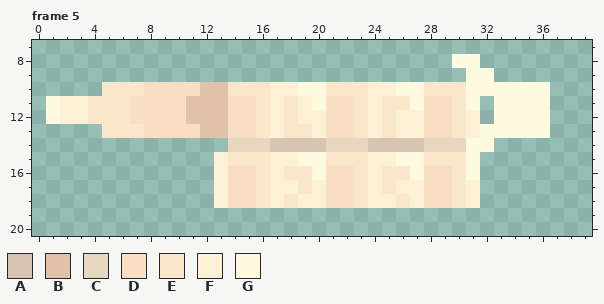
Pixel-art file: Twisted Petal/Assets/Aseprite/Weapons/WeaponsAnimated/rocketLauncher.ase. Above, as it was before the edit.
45x30 pixels, 12 frames. Shown: frame 5: x 0..39, y 7..20. The commit also changed other frames, which this record leaves out.
Visible layers, top first: "Base", "PIVOT".
Palette (. is transparent): A #d7c4b1  B #e0c1a9  C #e7d7c1  D #f8dec3  E #fae7cb  F #fcf1d4  G #fefadf
Pixels before, frame 5, first column x 1:
 8 .............................GG.....
 9 ..............................GG....
10 ....EEEDDDDBBEEEFFGGEEEFFGGEEEGGGGGG
11 GFFEEEDDDDBBBDDEFEFGDDEFEEGDDEG.GGGG
12 GFFEEEDDDDBBBDDEFEFFDDEFEFFDDEF.GGGG
13 ....EEEDDDDBBDDEFEEFDDEFEFFDDEFGGGGG
14 .............CCCAAAACCCAAAACCCGG....
15 ............FEEEFFGGEEEFFGGEEEG.....
16 ............FDDEFEEGDDEFEEGDDEG.....
17 ............FDDEFFEFDDEFEFFDDEF.....
18 ............FDDEFEFFDDEFFEFDDEF.....
Now the later version:
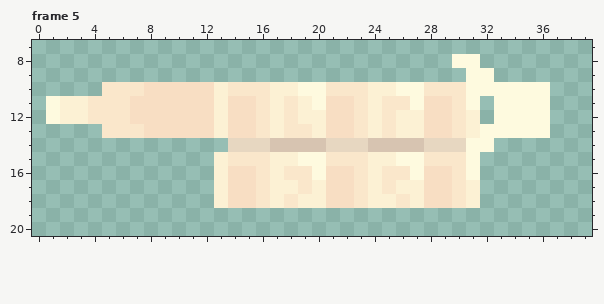
Difference:
Frame 5, layer "Effects":
The edit turns colour B into colour D in row 10 at x 12; in rows 11 to 12 at x 11 to 12; in row 13 at x 12.
The edit turns colour B into colour F in rows 10 to 13 at x 13.
Where, in picture pixels (left, top, right, bottom), the same in both pictures:
changed: (186, 82, 228, 138)
